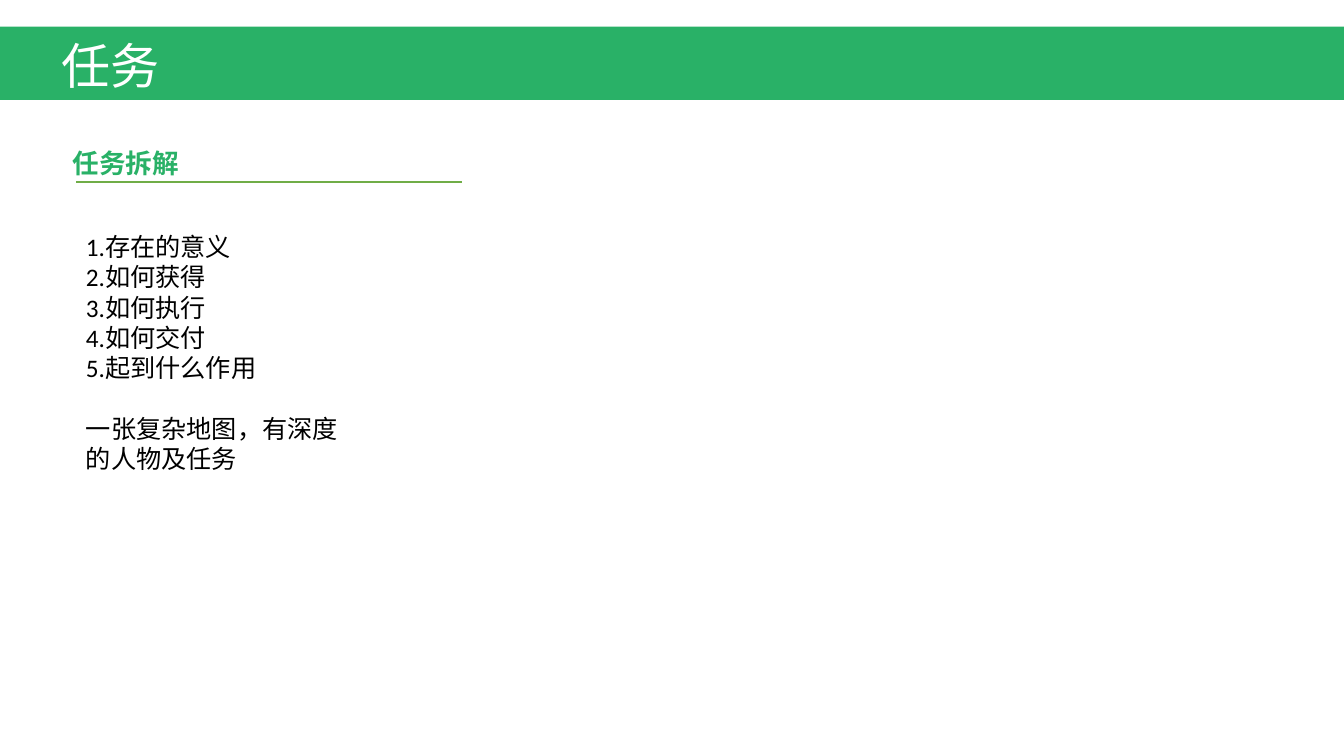
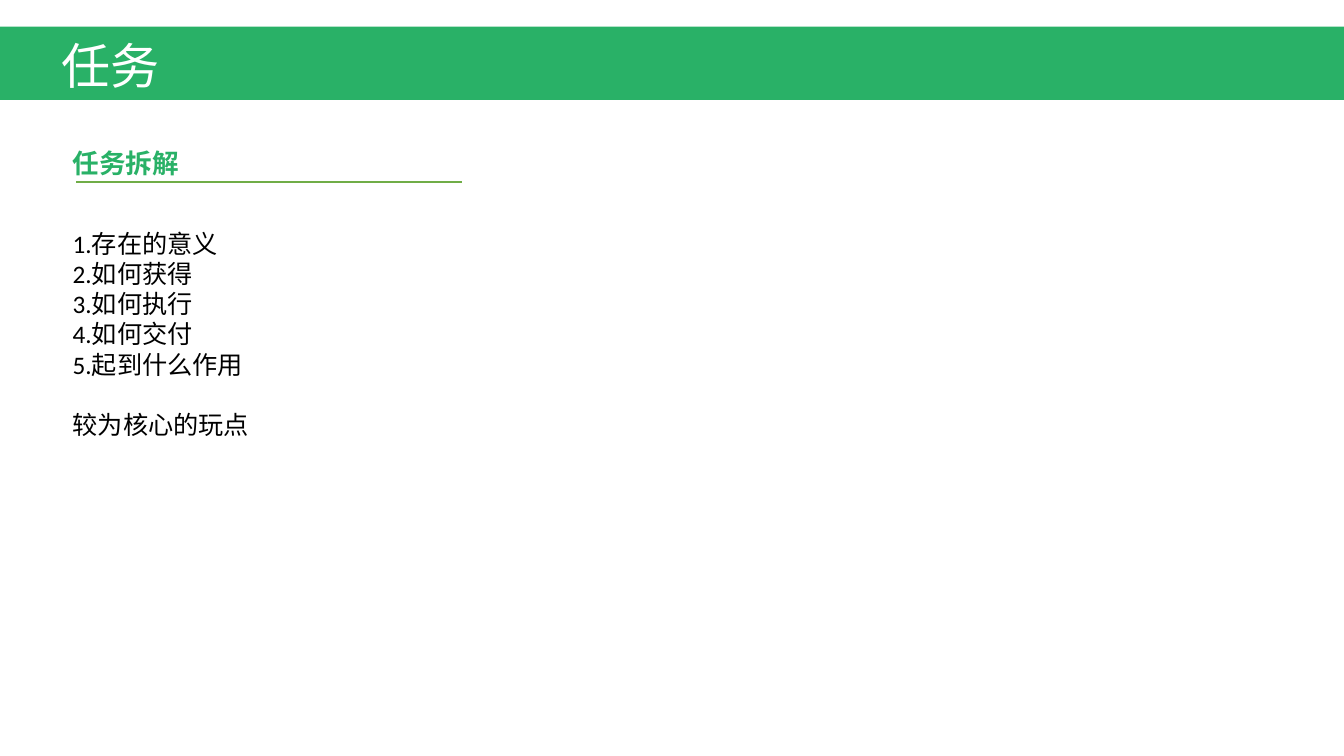
Before and after one commit to EscapeChuanxiao/ChuanXiao, a slide deck: slide 7 of 游戏概要.pptx. Drawn at 1344x756 pixels with LibreOffice and Linux fonts; fonts in the diff are those of the drawing. Boxes give left, top, right and bottom in pixels: in the first picture for what was removed or moved away, otherwise in the second. Text is boxed around its words. In the diff, an @@ line names an element or a change of style, - is before the commit and + after.

```diff
--- a/游戏概要.pptx
+++ b/游戏概要.pptx
@@ text "1.存在的意义": place and size @@
-text "1.存在的意义" at (86, 236, 338, 470)
+text "1.存在的意义" at (73, 232, 249, 436)
@@ text at (73, 412, 249, 436): text changed @@
-一张复杂地图，有深度的人物及任务
+较为核心的玩点
```
Also in this commit, not shown: 3 other slides changed, 3 slides added, 2 slides removed, 1 other file.
